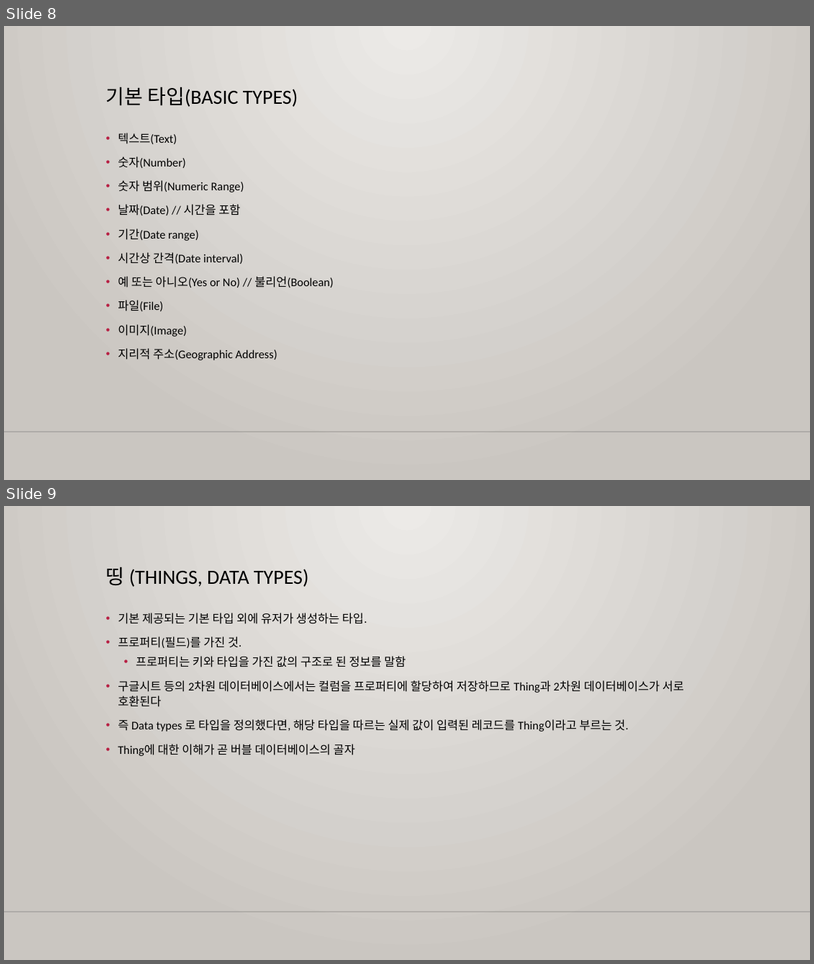
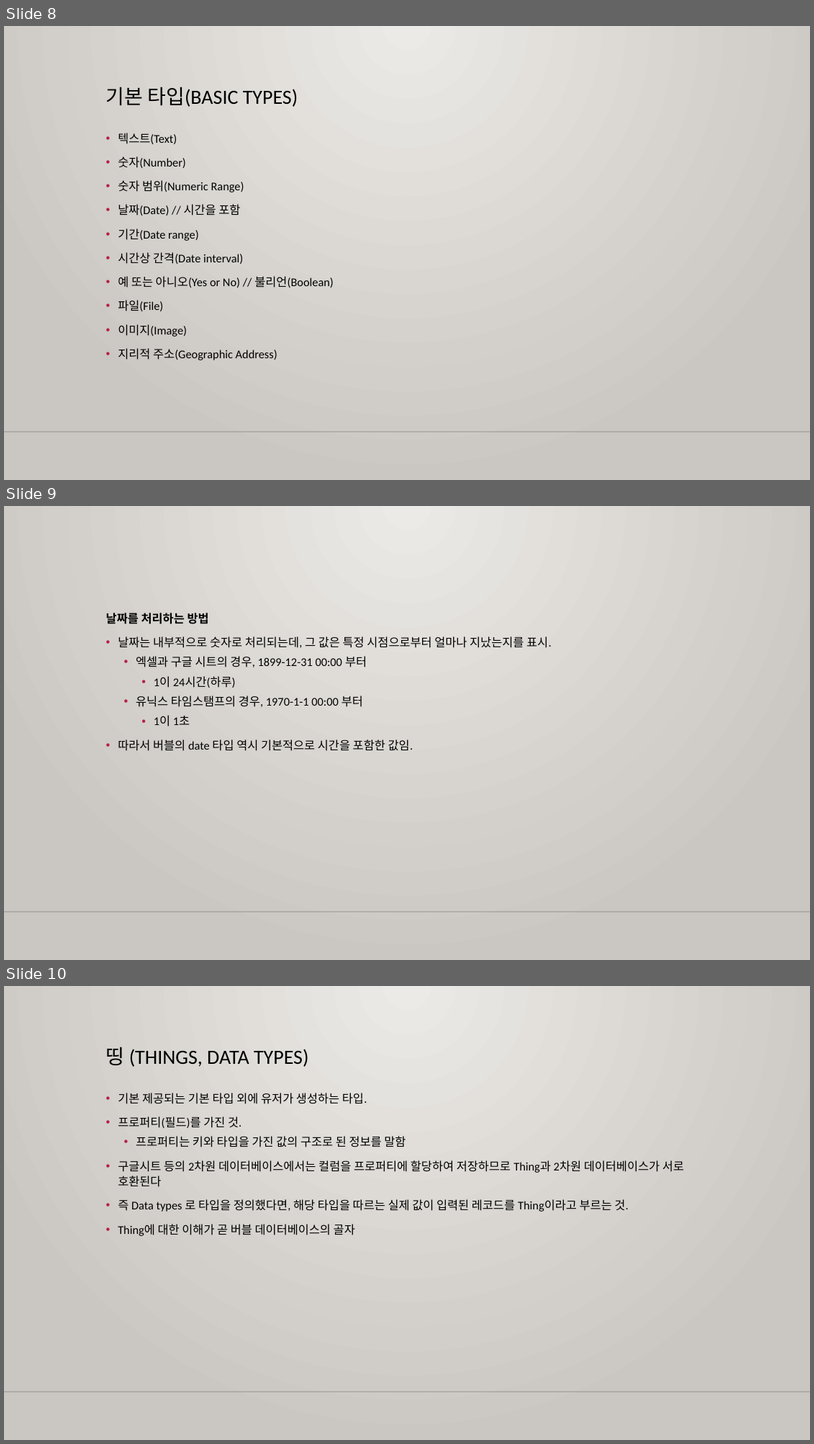
Before and after one commit to m00nlygreat/obsidian-vault, a slide deck: 노코드 엔지니어링/노코드 최강자 버블.pptx. Shown one above the other, each under a label of ours: slides 8 and 9 before the commit, slides 8, 9 and 10 after it. The pictures are 814x964 and 814x1444 pixels, drawn with LibreOffice and Linux fonts; fonts in the diff are those of the drawing; background and template pictures are left out. Boxes give left, top, right and bottom in pixels: in the first picture for what was removed or moved away, otherwise in the second. Text is boxed around its words. In the diff, an @@ line names an element or a change of style, - is before the commit and + after.

Commit message:
백업 완료: 2023-11-26 06:30:42
Affected files:
노코드 엔지니어링/노코드 최강자 버블.md
노코드 엔지니어링/노코드 최강자 버블.pptx

```diff
--- a/노코드 엔지니어링/노코드 최강자 버블.pptx
+++ b/노코드 엔지니어링/노코드 최강자 버블.pptx
@@ slide 9 added at [4,506,810,960], background gradient #ECEAE7 to #CAC7C1; not listed: 1 template element that a slide beside it also shows @@
@@ text added at [106,613,552,751], 14 pt, text #000000 @@
+날짜를 처리하는 방법
+• 날짜는 내부적으로 숫자로 처리되는데, 그 값은 특정 시점으로부터 얼마나 지났는지를 표시.
+  • 엑셀과 구글 시트의 경우, 1899-12-31 00:00 부터
+    • 1이 24시간(하루)
+  • 유닉스 타임스탬프의 경우, 1970-1-1 00:00 부터
+    • 1이 1초
+• 따라서 버블의 date 타입 역시 기본적으로 시간을 포함한 값임.
@@ what was slide 9 is now slide 10 @@
```
Also in this commit, not shown: 5 other slides added, 1 other file.
